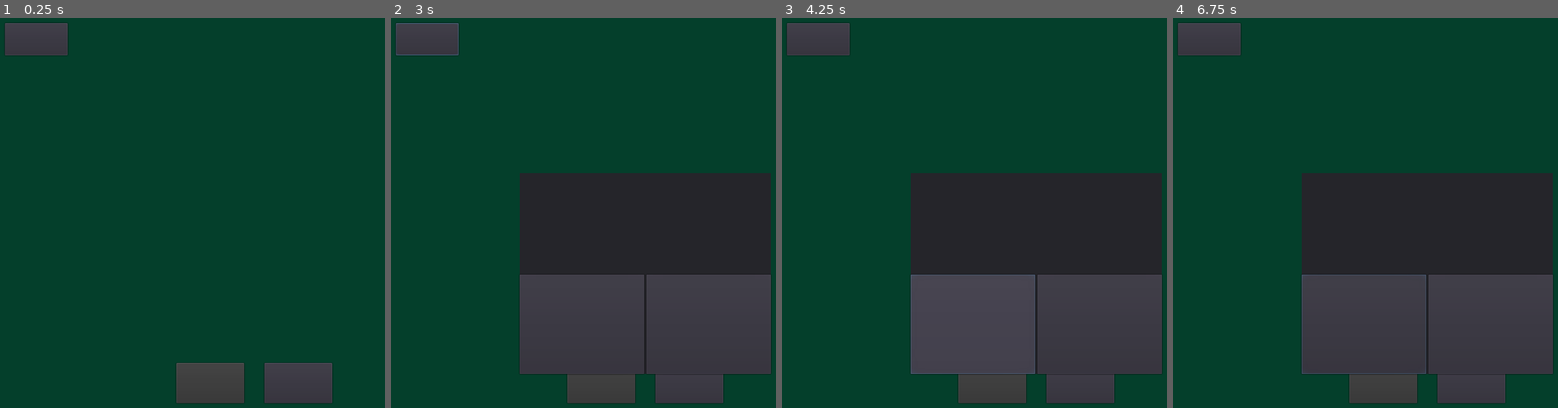
Above: before the commit, frames 1-4 (left to right).
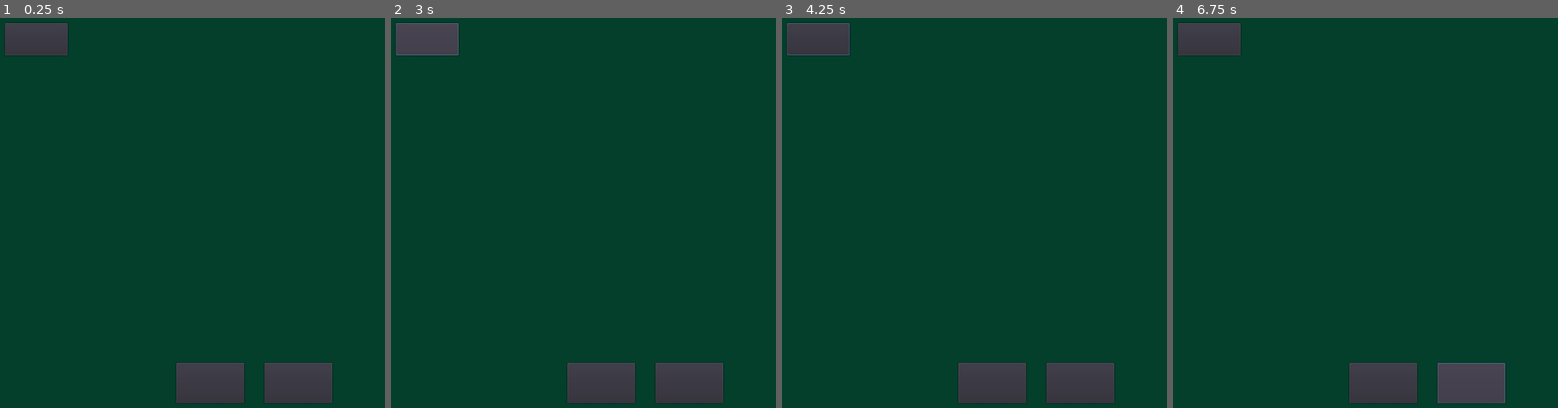
Above: after the commit, the same moments.

Repository: UPDCS192Group4/PusoyDosOnline
Game: Godot game, scene res://Game/Game.tscn
The game is run twice, just before and just after one commit, with the same random seed, the same clock (stepped at 60 frames per second) and the same inputs. This scene is started directly instead of the project's main scene.
Inputs (mouse positions are in pixels of both pictures, inside the frame that each line leads up to):
- Up to frame 1 (0.25 s): no input
- Up to frame 2 (3 s): click (602, 384) at 0.5 s, where only the run after the commit has a clickable "PLAY"; click (602, 384) at 1.25 s, where only the run after the commit has a clickable "PLAY"; click "PASS" at 2 s; click "Home" at 2.75 s
- Up to frame 3 (4.25 s): click (974, 326) at 3.5 s, where only the run before the commit has a clickable "Yes"
- Up to frame 4 (6.75 s): click "PASS" at 4.25 s; click "Home" at 5 s; click (1365, 326) at 5.75 s, where only the run before the commit has a clickable "Yes"; click "PASS" at 6.5 s

The runs differ from the first frame. In frame 2, 33% of the frame differs, in the area x 33-99%, y 39-92%; in frame 3, 33%; in frame 4, 33%, in the area x 33-99%, y 39-99%.
Error before the commit: Invalid operands 'String' and 'Nil' in operator '+'. (res://Game/Game.gd:54)
Error after the commit: Parse Error: Can't preload resource at path: res://Game/Opponents.tscn (res://Game/Game.gd:7)

Commit message:
Mostly working :)

Diff:
--- a/project/Game/Game.gd
+++ b/project/Game/Game.gd
@@ -20,7 +20,6 @@
 var newCard
 var pressedArray = Array()
 var playedArray = Array()
-var temp = Array()
 
 var is_ready = 0
 
@@ -34,10 +33,6 @@
 	request_hand()
 	var child2 = scene2.instance()
 	add_child(child2)
-	#var child3 = scene3.instance()
-	#child3.set_name("Opponents")
-	#add_child(child3)
-	disablePlayButton()
 	is_ready = 1
 
 func printdict(dict):
@@ -74,11 +69,17 @@
 				GameDetails.hand.append(j)
 	var handscene = scene1.instance()
 	add_child(handscene)
+	print("why no opponents")
+	var child3 = scene3.instance()
+	child3.set_name("Opponents")
+	add_child(child3)
+	print("dispal")
+	disablePlayButton()
 
 func _ping_server():
 	if not is_ready:
 		return
-	print("Pinging")
+	#print("Pinging")
 	url = URLs.game_ping + GameDetails.game_id
 	headers = URLs.defaultHeader()
 	err = $PingRequest.request(url, headers, false, HTTPClient.METHOD_GET)
@@ -88,9 +89,15 @@
 		print("Ping errored")
 		return
 	json = JSON.parse(body.get_string_from_utf8())
-	GameDetails.current_player = int(json.result["current_round"])
+	GameDetails.current_player = int(json.result["current_round"]) % 4
 	$Pile.updatePile(json.result["last_play"])
-	if GameDetails.my_move_order == GameDetails.current_player % 4:
+	var inputDict = {}
+	for  hand in json.result["hands"]:
+		if int(hand["move_order"]) == GameDetails.my_move_order:
+			continue
+		inputDict[int(hand["move_order"])] = int(hand["card_count"])
+	$Opponents.check_updates(inputDict,GameDetails.current_player)
+	if GameDetails.my_move_order == GameDetails.current_player:
 		if GameDetails.is_current_player:
 			return
 		GameDetails.is_current_player = 1
@@ -107,8 +114,11 @@
 	pass
 
 func _on_PlayButton_pressed():
+	print("playbutton pressed")
 	playedArray.clear()
-	playedArray = pressedArray
+	for i in pressedArray:
+		playedArray.append(i.duplicate())
+	print("played array is ",playedArray, " pressed array is ",pressedArray)
 	get_node('Hand').playHand()
 
 func playCards(url,headers,postArray):
@@ -120,6 +130,7 @@
 		$Hand.updateHand(playedArray)
 		if GameDetails.needs_3_of_clubs:
 			GameDetails.needs_3_of_clubs = 0
+		print("Clearing pressedArray and playedArray")
 		pressedArray.clear()
 		playedArray.clear()
 
@@ -133,19 +144,21 @@
 	add_child(message)
 
 func addPressedCard(newRank, newSuit):
-	temp.clear()
+	var temp = Array()
 	temp.append(newRank)
 	temp.append(newSuit)
 	pressedArray.append(temp)
+	print("Pressed array: ", pressedArray)
 	if GameDetails.is_current_player:
 		checkArray(pressedArray)
 
 func removePressedCard(newRank, newSuit):
-	temp.clear()
+	var temp = Array()
 	temp.append(newRank)
 	temp.append(newSuit)
 	var k = pressedArray.find(temp)
 	pressedArray.remove(k)
+	print("Pressed array: ", pressedArray)
 	if GameDetails.is_current_player:
 		checkArray(pressedArray)
 
@@ -159,7 +172,9 @@
 
 func checkArray(inputArray):
 	if GameDetails.needs_3_of_clubs:
+		print('pressed', inputArray)
 		if !([1,1] in inputArray):
+			print("no 1 1")
 			disablePlayButton()
 			return
 		if classifyArray(inputArray):
@@ -331,9 +346,9 @@
 
 func winnermessage():
 	var message = popup.instance()
-	message.changeText("Congrats on winning! Keep watching or leave?")
+	message.changeText("Game finished!\nKeep watching or leave?")
 	message.changeYesText("Leave")
-	message.changeNoText("Spectate")
+	message.changeNoText("Watch")
 	message.disable_auto_Home()
 	message.get_node("A").get_node("B").get_node("C").get_node("D").get_node("YesButton").connect("pressed", self, "_go_home")
 	add_child(message)
--- a/project/Game/Game.tscn
+++ b/project/Game/Game.tscn
@@ -32,6 +32,9 @@
 margin_bottom = 770.0
 custom_fonts/font = SubResource( 1 )
 text = "PLAY"
+__meta__ = {
+"_edit_use_anchors_": false
+}
 
 [node name="PassButton" type="Button" parent="."]
 margin_left = 532.0
--- a/project/Game/Hand.gd
+++ b/project/Game/Hand.gd
@@ -44,6 +44,7 @@
 	var playedArray = Array()
 	for i in playedArrayRaw:
 		playedArray.append(i[0]+i[1]*100-100)
+	print("removing ", playedArray)
 	var pressedArray = Array()
 	for card in cards:
 		if card.cardval in playedArray:
@@ -56,7 +57,7 @@
 		card.queue_free()
 		NUM_CARDS -= 1
 		print("got 1 card")
-	if len(NUM_CARDS) == 0:
+	if NUM_CARDS == 0:
 		get_parent().winnermessage()
 		return
 	#for card in pressedArray:
--- a/project/Game/Opponents.gd
+++ b/project/Game/Opponents.gd
@@ -1,9 +1,11 @@
-extends Container
+extends Control
 
 var playerA = Array()
 var playerB = Array()
 var playerC = Array()
 var deck = Array()
+var cardScene = preload("res://Game/Card.tscn")
+var newCard
 
 var A_CENTRE = Vector2(-200,400)
 var B_CENTRE = Vector2(512,-200)
@@ -24,9 +26,24 @@
 var B_NUM_CARDS = 13
 var C_NUM_CARDS = 13
 
+var map_players = {}
+var names = {}
+var hand_counts = {}
+
+func printdict(dict):
+	for i in dict:
+		print(i, " : ", dict[i])
+
 func _ready():
-	yield(get_parent(), "ready")
-	deck = get_parent().deck.duplicate(true)
+	$A/A_Sprite.hide()
+	$B/B_Sprite.hide()
+	$C/C_Sprite.hide()
+	$Self.hide()
+	for i in range(1,5):
+		for j in range(1,14):
+			newCard = cardScene.instance()
+			newCard.init(i,j,0)
+			deck.append(newCard)
 
 	A_ANGLE =  - A_ANG_DIST * (A_NUM_CARDS - 1) / 2
 	B_ANGLE = deg2rad(270) - B_ANG_DIST * (B_NUM_CARDS - 1) / 2
@@ -59,6 +76,57 @@
 #		print(playerC[i].rank, ' ', playerC[i].suit, ' ', rad2deg(C_ANGLE), ' ', playerC[i].rect_rotation)
 		C_ANGLE += C_ANG_DIST
 
+	map_players[(GameDetails.my_move_order+1)%4] = 'C'
+	names[(GameDetails.my_move_order+1)%4] = GameDetails.gamers[(GameDetails.my_move_order+1)%4]
+	hand_counts[(GameDetails.my_move_order+1)%4] = 13
+
+	map_players[(GameDetails.my_move_order+2)%4] = 'B'
+	names[(GameDetails.my_move_order+2)%4] = GameDetails.gamers[(GameDetails.my_move_order+2)%4]
+	hand_counts[(GameDetails.my_move_order+2)%4] = 13
+
+	map_players[(GameDetails.my_move_order+3)%4] = 'A'
+	names[(GameDetails.my_move_order+3)%4] = GameDetails.gamers[(GameDetails.my_move_order+3)%4]
+	hand_counts[(GameDetails.my_move_order+3)%4] = 13
+	printdict(map_players)
+	printdict(names)
+	for key in map_players:
+		if map_players[key] == 'A':
+			$A/A_Label.text = names[key]
+		if map_players[key] == 'B':
+			$B/B_Label.text = names[key]
+		if map_players[key] == 'C':
+			$C/C_Label.text = names[key]
+
+func check_updates(inputDict, currentPlayer):
+	for key in hand_counts:
+		if hand_counts[key] > inputDict[key]:
+			update_opponents(key,hand_counts[key]-inputDict[key])
+			hand_counts[key] = inputDict[key]
+	$Self.hide()
+	$A/A_Sprite.hide()
+	$B/B_Sprite.hide()
+	$C/C_Sprite.hide()
+	if currentPlayer == GameDetails.my_move_order:
+		$Self.show()
+	elif map_players[currentPlayer] == 'A':
+		$A/A_Sprite.show()
+	elif map_players[currentPlayer] == 'B':
+		$B/B_Sprite.show()
+	elif map_players[currentPlayer] == 'C':
+		$C/C_Sprite.show()
+
+
+func update_opponents(move_order, numRemoved):
+	if map_players[move_order] == 'A':
+		A_updateHand(numRemoved)
+		return
+	if map_players[move_order] == 'B':
+		B_updateHand(numRemoved)
+		return
+	if map_players[move_order] == 'C':
+		C_updateHand(numRemoved)
+		return
+
 func A_updateHand(numRemoved):
 	for i in range(numRemoved):
 		var k = playerA[0]
@@ -81,7 +149,7 @@
 		B_NUM_CARDS -= 1
 
 	B_ANGLE = deg2rad(270) - B_ANG_DIST * (B_NUM_CARDS - 1) / 2
-	for i in range(A_NUM_CARDS):
+	for i in range(B_NUM_CARDS):
 		B_OVAL_VECT = Vector2(V_RAD * cos(B_ANGLE), -H_RAD * sin(B_ANGLE))
 		playerB[i].rect_position = B_CENTRE + B_OVAL_VECT - playerB[i].rect_size / 2
 		playerB[i].rect_rotation = 180 + (270 - rad2deg(B_ANGLE)) / 4
@@ -95,7 +163,7 @@
 		C_NUM_CARDS -= 1
 
 	C_ANGLE =  deg2rad(180) - C_ANG_DIST * (C_NUM_CARDS - 1) / 2
-	for i in range(A_NUM_CARDS):
+	for i in range(C_NUM_CARDS):
 		C_OVAL_VECT = Vector2(H_RAD * cos(C_ANGLE), -V_RAD * sin(C_ANGLE))
 		playerC[i].rect_position = C_CENTRE + C_OVAL_VECT - playerC[i].rect_size / 2
 		playerC[i].rect_rotation = 90 - (rad2deg(C_ANGLE)-180) / 4
--- a/project/Game/Opponents.tscn
+++ b/project/Game/Opponents.tscn
@@ -1,8 +1,10 @@
-[gd_scene load_steps=2 format=2]
+[gd_scene load_steps=4 format=2]
 
 [ext_resource path="res://Game/Opponents.gd" type="Script" id=1]
+[ext_resource path="res://assets/green.png" type="Texture" id=2]
+[ext_resource path="res://assets/fonts/Opponents.tres" type="DynamicFont" id=3]
 
-[node name="Oponents" type="Container"]
+[node name="Opponents" type="Control"]
 anchor_right = 1.0
 anchor_bottom = 1.0
 mouse_filter = 2
@@ -10,3 +12,90 @@
 __meta__ = {
 "_edit_use_anchors_": false
 }
+
+[node name="A" type="Control" parent="."]
+margin_right = 40.0
+margin_bottom = 40.0
+__meta__ = {
+"_edit_use_anchors_": false
+}
+
+[node name="A_Sprite" type="Sprite" parent="A"]
+position = Vector2( 221, 624 )
+scale = Vector2( 0.0568182, 0.0568182 )
+texture = ExtResource( 2 )
+
+[node name="A_Label" type="Label" parent="A"]
+margin_left = 20.0
+margin_top = 660.0
+margin_right = 252.0
+margin_bottom = 700.0
+rect_pivot_offset = Vector2( 207, 20 )
+custom_fonts/font = ExtResource( 3 )
+text = "placeholder"
+align = 1
+valign = 1
+__meta__ = {
+"_edit_use_anchors_": false
+}
+
+[node name="B" type="Control" parent="."]
+margin_left = 250.0
+margin_right = 308.0
+margin_bottom = 40.0
+__meta__ = {
+"_edit_use_anchors_": false
+}
+
+[node name="B_Sprite" type="Sprite" parent="B"]
+position = Vector2( 335, 238 )
+scale = Vector2( 0.0568182, 0.0568182 )
+texture = ExtResource( 2 )
+
+[node name="B_Label" type="Label" parent="B"]
+margin_left = 59.0
+margin_top = 213.0
+margin_right = 291.0
+margin_bottom = 253.0
+rect_pivot_offset = Vector2( 207, 20 )
+custom_fonts/font = ExtResource( 3 )
+text = "placeholder"
+align = 1
+valign = 1
+__meta__ = {
+"_edit_use_anchors_": false
+}
+
+[node name="C" type="Control" parent="."]
+margin_left = 730.0
+margin_right = 770.0
+margin_bottom = 40.0
+__meta__ = {
+"_edit_use_anchors_": false
+}
+
+[node name="C_Sprite" type="Sprite" parent="C"]
+position = Vector2( 114, 622 )
+scale = Vector2( 0.0568182, 0.0568182 )
+z_index = 10
+texture = ExtResource( 2 )
+offset = Vector2( -598.399, 0.000976563 )
+
+[node name="C_Label" type="Label" parent="C"]
+margin_left = 44.0
+margin_top = 660.0
+margin_right = 276.0
+margin_bottom = 700.0
+rect_pivot_offset = Vector2( 154, 40 )
+custom_fonts/font = ExtResource( 3 )
+text = "placeholder"
+align = 1
+valign = 1
+__meta__ = {
+"_edit_use_anchors_": false
+}
+
+[node name="Self" type="Sprite" parent="."]
+position = Vector2( 308, 782 )
+scale = Vector2( 0.057, 0.057 )
+texture = ExtResource( 2 )
--- a/project/Game/Pile.gd
+++ b/project/Game/Pile.gd
@@ -24,8 +24,9 @@
 		inputArray[i] = int(inputArray[i])
 	#print("new pile is ", inputArray, typeof(inputArray[0]))
 	#print("----------------")
+	#print("inputArray is ", inputArray)
 	if GameDetails.last_pile == inputArray:
-		print("returning")
+		#print("returning")
 		return
 	#print("----------------2")
 	GameDetails.last_pile = inputArray
--- a/project/singletons/URLs.gd
+++ b/project/singletons/URLs.gd
@@ -4,6 +4,7 @@
 #var url = "http://642f-2001-4451-6b8-9500-38fd-82a4-400a-338b.ngrok.io"
 #var url = "http://1cc0-2001-4451-6b8-9500-38fd-82a4-400a-338b.ngrok.io"
 #var url = "http://07a7-136-158-0-18.ngrok.io"
+#var url = "http://65f4-136-158-0-18.ngrok.io"
 var register = url + "/api/register/"
 var login = url + "/api/token/"
 var profile = url + "/api/users/profile/"
